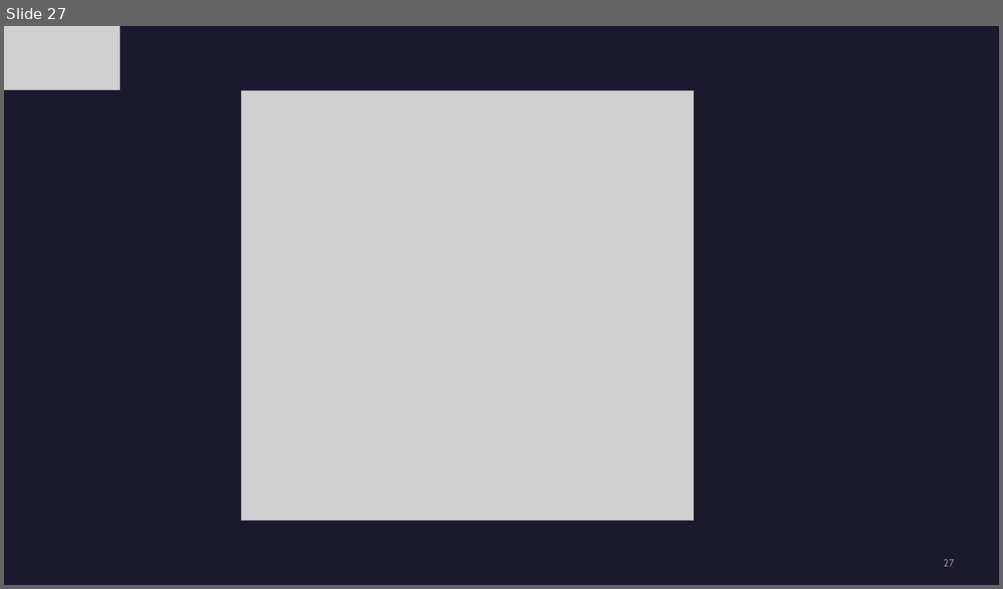
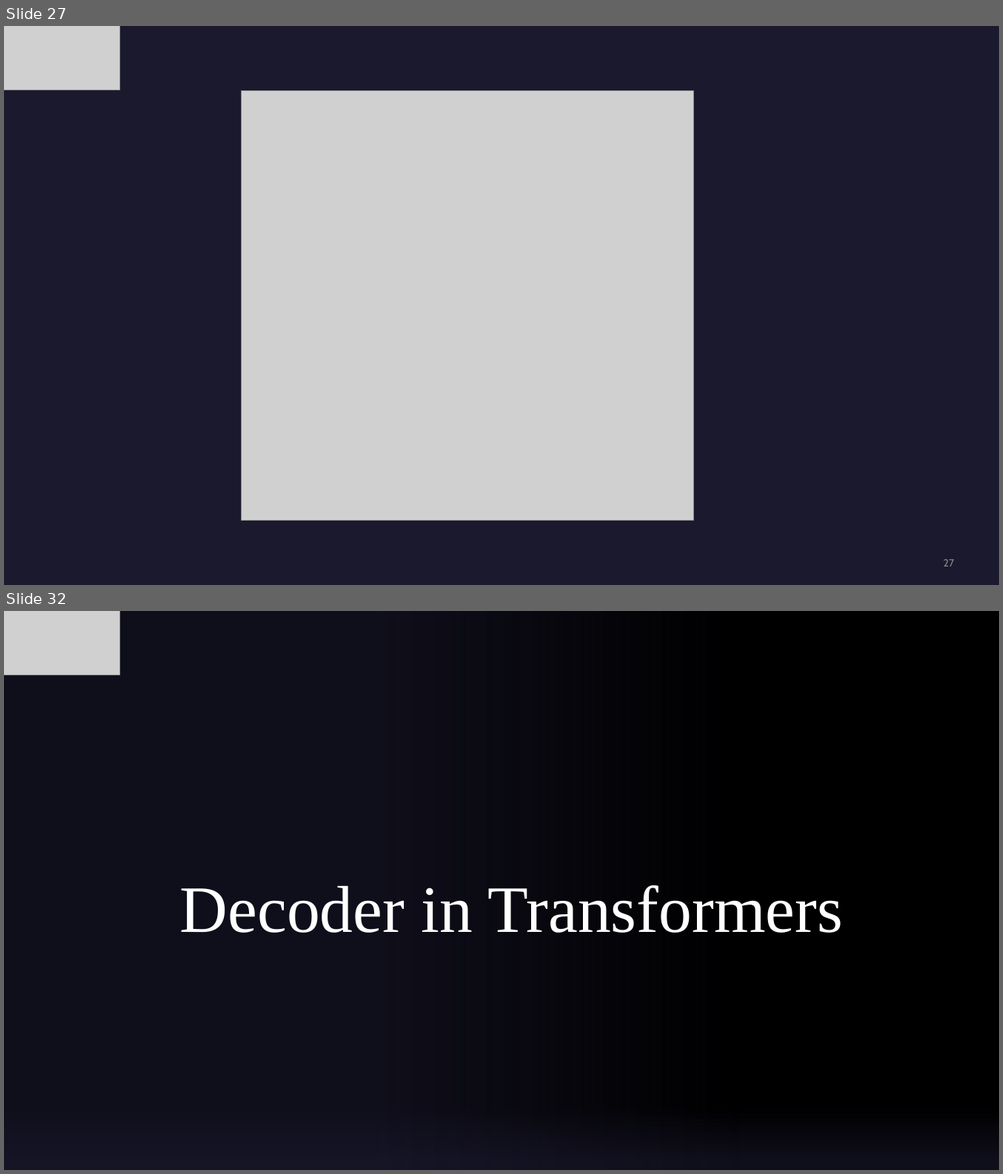
Before and after one commit to kiranes8c/CNTT2, a slide deck: DOC/Tuan 1 - Tìm hiểu machine translation.pptx. Shown one above the other, each under a label of ours: slide 27 before the commit, slides 27 and 32 after it; the slides between them are not shown. The pictures are 1003x589 and 1003x1174 pixels, drawn with LibreOffice and Linux fonts; fonts in the diff are those of the drawing; grey boxes stand for pictures; background and template pictures are left out. Boxes give left, top, right and bottom in pixels: in the first picture for what was removed or moved away, otherwise in the second. Text is boxed around its words. In the diff, an @@ line names an element or a change of style, - is before the commit and + after.

```diff
--- a/DOC/Tuan 1 - Tìm hiểu machine translation.pptx
+++ b/DOC/Tuan 1 - Tìm hiểu machine translation.pptx
@@ slide 32 added at box(4, 611, 999, 1170), background picture (left out) @@
@@ rectangle added at box(4, 611, 738, 1170), fill gradient #1B192E @@
@@ rectangle added at box(4, 611, 999, 1170), fill #000000 @@
@@ rectangle added at box(4, 611, 738, 1170), fill gradient #1B192E @@
@@ picture added at box(4, 611, 119, 675) @@
@@ title added at box(180, 886, 842, 933), 64 pt, text #FFFFFF @@
+Decoder in Transformers
@@ rectangle added at box(4, 1082, 999, 1170), fill gradient #1B192E @@
@@ rectangle added at box(4, 1082, 999, 1170), fill gradient #1B192E @@
```
Also in this commit, not shown: 1 slide changed, 5 other slides added, 3 slides removed.
